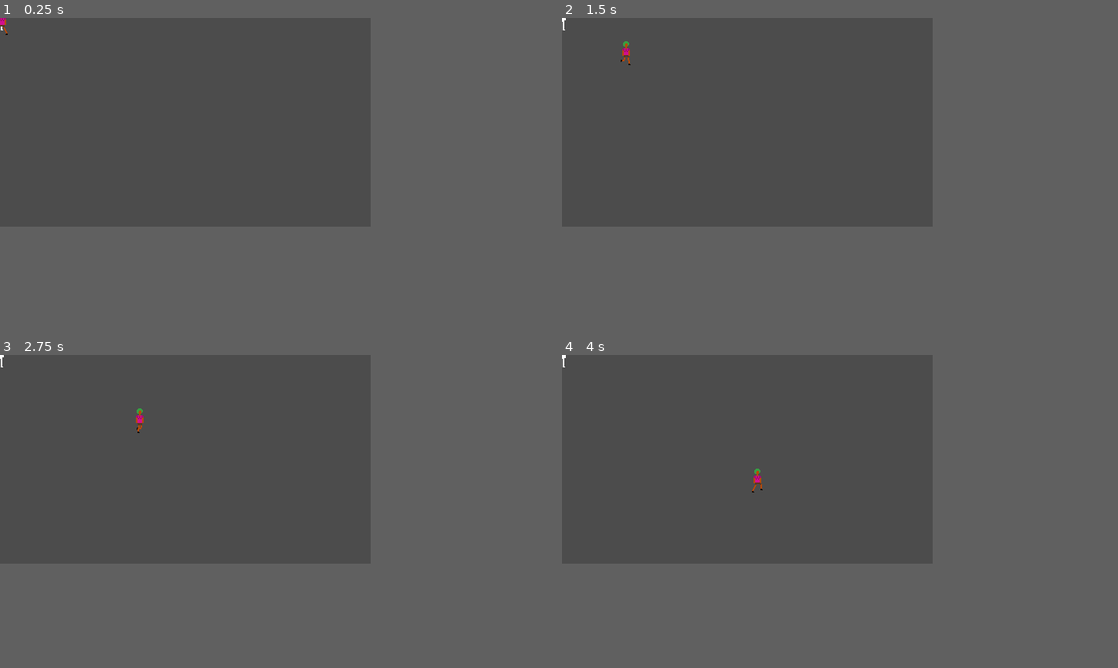
Above: before the commit, frames 1-4 (two rows, left to right).
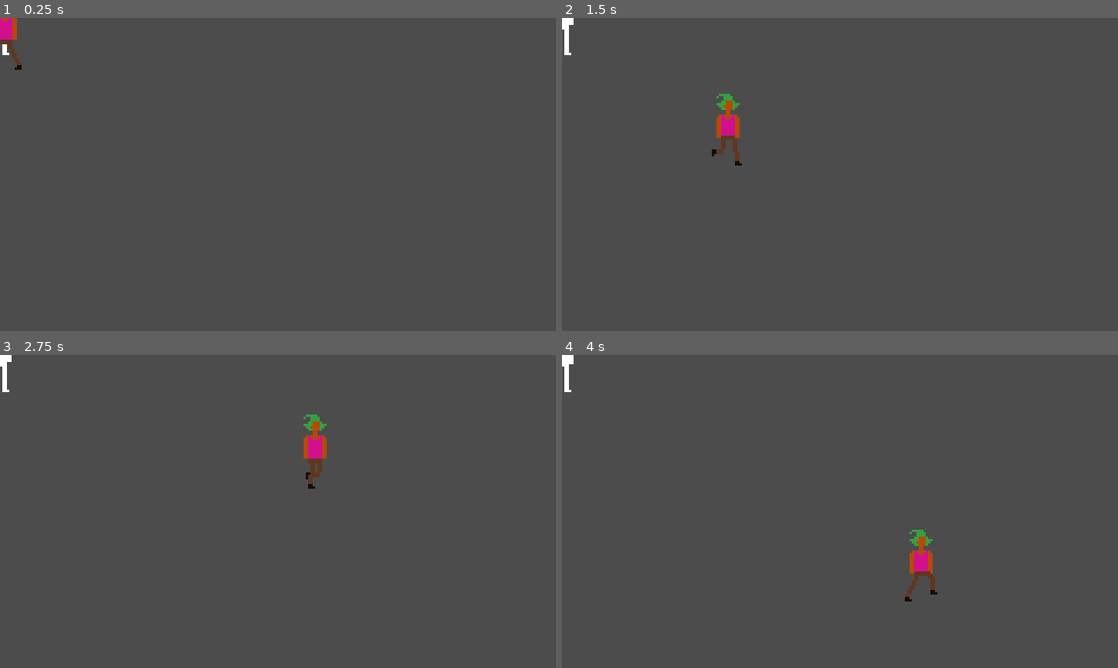
Above: after the commit, the same moments.

Repository: LucasJaenisch/shootemup
Game: Godot game, scene res://Scenes/Main.tscn
Same seed, same stepped clock (60 frames per second), same inputs: the game is played once before the commit and once after it.
Inputs (mouse positions are in pixels of both pictures, inside the frame that each line leads up to):
- Up to frame 1 (0.25 s): no input
- Up to frame 2 (1.5 s): tap Enter at 0.5 s; move the mouse to (828, 111) at 0.52 s; press the mouse at (828, 111) at 0.53 s; hold Right (shoot_right) 0.53-1.28 s; tap Space (ui_select) at 0.77 s; move the mouse to (673, 133) at 1.27 s; release the mouse at (673, 133) at 1.28 s; hold Down (shoot_down) from 1.28 s (still down); click (673, 133) at 1.35 s
- Up to frame 3 (2.75 s): tap Space (ui_select) at 1.52 s; move the mouse to (222, 414) at 2.02 s; release Down (shoot_down) at 2.03 s; press the mouse at (222, 414) at 2.03 s; hold Right (shoot_right) from 2.03 s (still down)
- Up to frame 4 (4 s): move the mouse to (728, 502) at 2.77 s; release Right (shoot_right) at 2.78 s; release the mouse at (728, 502) at 2.78 s; hold Up (shoot_up) 2.78-3.53 s; click (728, 502) at 2.85 s; tap Space (ui_select) at 3.02, 3.77 s; move the mouse to (856, 489) at 3.52 s; press the mouse at (856, 489) at 3.53 s; hold Left (shoot_left) from 3.53 s (still down)
In our replay, the window is 480x270 before the commit and 720x405 after it. These sizes can differ from the game's own. Grey fills any space a smaller window leaves; there, only what the larger window draws over its background counts as a difference.

The runs differ from the first frame. In frame 1, 0.3% of the frame differs, in the area x 0-4%, y 0-17%; in frame 2, 0.8%; in frame 3, 0.8%, in the area x 0-59%, y 0-43%; in frame 4, 0.8%.

Commit message:
killjoy effect

Diff:
--- a/Scenes/Character.tscn
+++ b/Scenes/Character.tscn
@@ -1065,10 +1065,10 @@
 anims/walkup = SubResource( 61 )
 
 [node name="ColorPicker" type="ColorPicker" parent="."]
-margin_left = 4.0
-margin_top = 4.0
-margin_right = 4.0
-margin_bottom = 4.0
+margin_left = 8.0
+margin_top = 8.0
+margin_right = 8.0
+margin_bottom = 8.0
 rect_scale = Vector2( 0.1, 0.1 )
 rect_pivot_offset = Vector2( 20, -20 )
 color = Color( 0.470588, 0.286275, 0.286275, 1 )
--- a/Scenes/CollisionShape2D.gd
+++ /dev/null
@@ -1,16 +0,0 @@
-extends CollisionShape2D
-
-
-# Declare member variables here. Examples:
-# var a = 2
-# var b = "text"
-
-
-# Called when the node enters the scene tree for the first time.
-func _ready():
-	pass # Replace with function body.
-
-
-# Called every frame. 'delta' is the elapsed time since the previous frame.
-#func _process(delta):
-#	pass
--- a/project.godot
+++ b/project.godot
@@ -21,8 +21,8 @@
 
 [display]
 
-window/size/width=480
-window/size/height=270
+window/size/width=240
+window/size/height=135
 window/size/fullscreen=true
 window/stretch/mode="2d"
 window/stretch/aspect="keep"
Binary file added: Textures/Head/hairs24.png
Not shown, added: Textures/Head/hairs24.png.import
Binary file added: Textures/Head/hairs25.png
Not shown, added: Textures/Head/hairs25.png.import
Binary file added: Textures/Head/hairs26.png
Not shown, added: Textures/Head/hairs26.png.import
Binary file added: Textures/LowerBody/cloth5.png
Not shown, added: Textures/LowerBody/cloth5.png.import
Binary file added: Textures/UpperBody/cloth7.png
Not shown, added: Textures/UpperBody/cloth7.png.import
